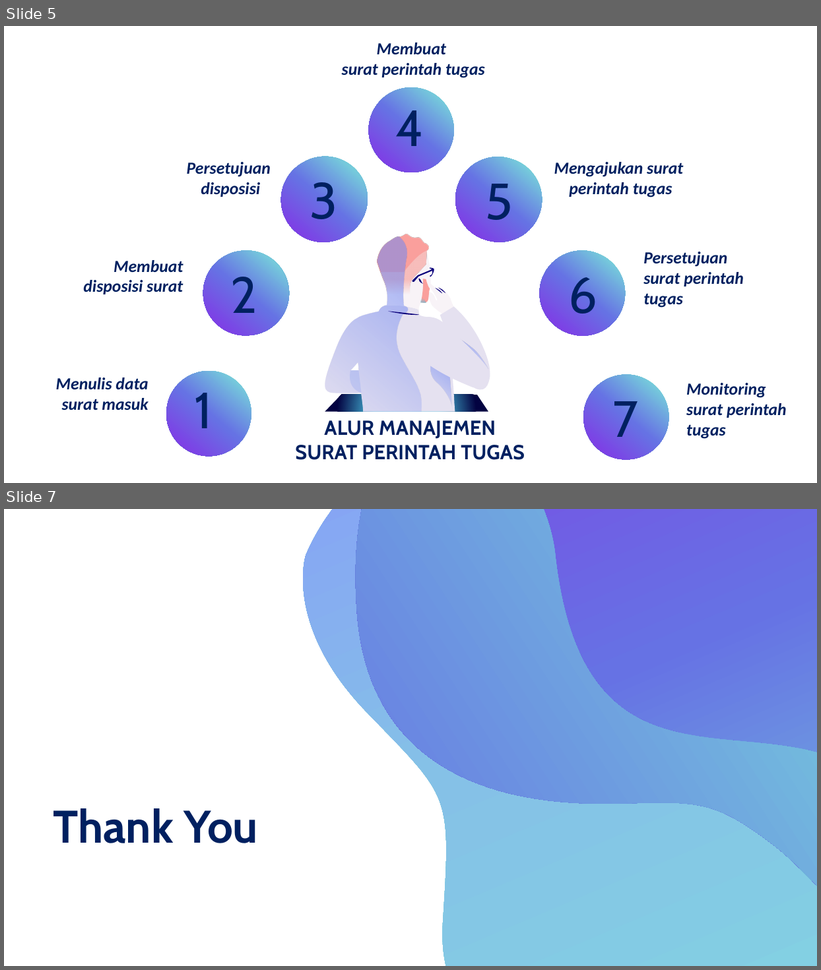
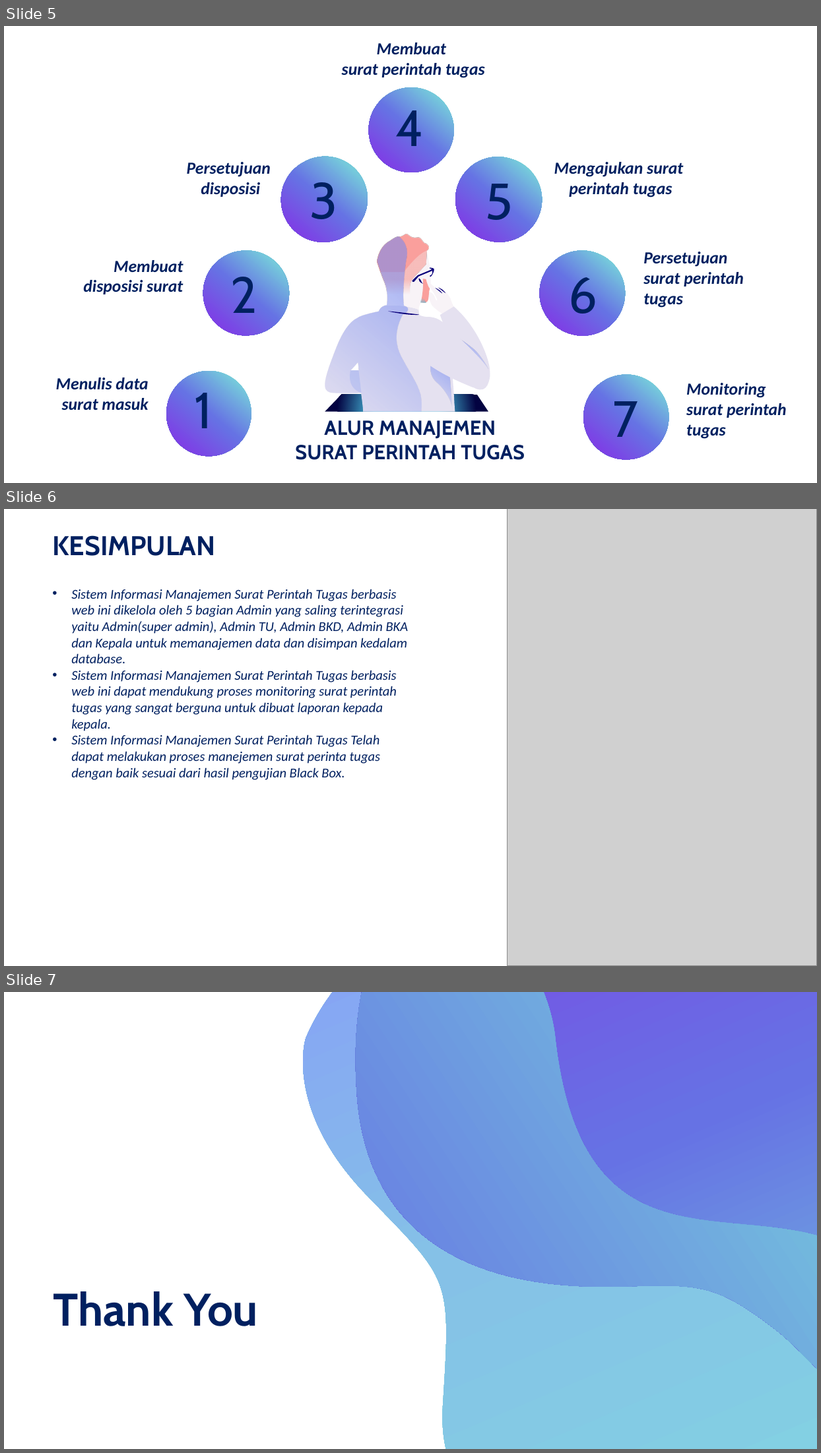
Before and after one commit to kurniado729/sistem_kp, a slide deck: SELAIN SISTEM/LAPORAN/ppt KP.pptx. Shown one above the other, each under a label of ours: slides 5 and 7 before the commit, slides 5, 6 and 7 after it; the slides between them are not shown. The pictures are 821x970 and 821x1453 pixels, drawn with LibreOffice and Linux fonts; fonts in the diff are those of the drawing; grey boxes stand for pictures. Boxes give left, top, right and bottom in pixels: in the first picture for what was removed or moved away, otherwise in the second. Text is boxed around its words. In the diff, an @@ line names an element or a change of style, - is before the commit and + after.

Commit message:
revisi laporan

```diff
--- a/SELAIN SISTEM/LAPORAN/ppt KP.pptx
+++ b/SELAIN SISTEM/LAPORAN/ppt KP.pptx
@@ slide 6 added at (4, 509, 817, 966), background #FFFFFF @@
@@ picture added at (507, 509, 817, 966) @@
@@ text added at (52, 535, 215, 556), 32 pt, text #002060, bold @@
+KESIMPULAN
@@ text added at (71, 589, 409, 780), 16 pt, text #002060, italic @@
+• Sistem Informasi Manajemen Surat Perintah Tugas berbasis web ini dikelola oleh 5 bagian Admin yang saling terintegrasi yaitu Admin(super admin), Admin TU, Admin BKD, Admin BKA dan Kepala untuk memanajemen data dan disimpan kedalam database.
+• Sistem Informasi Manajemen Surat Perintah Tugas berbasis web ini dapat mendukung proses monitoring surat perintah tugas yang sangat berguna untuk dibuat laporan kepada kepala.
+• Sistem Informasi Manajemen Surat Perintah Tugas Telah dapat melakukan proses manejemen surat perinta tugas dengan baik sesuai dari hasil pengujian Black Box.
```
Also in this commit, not shown: 1 slide removed, 8 other files.
